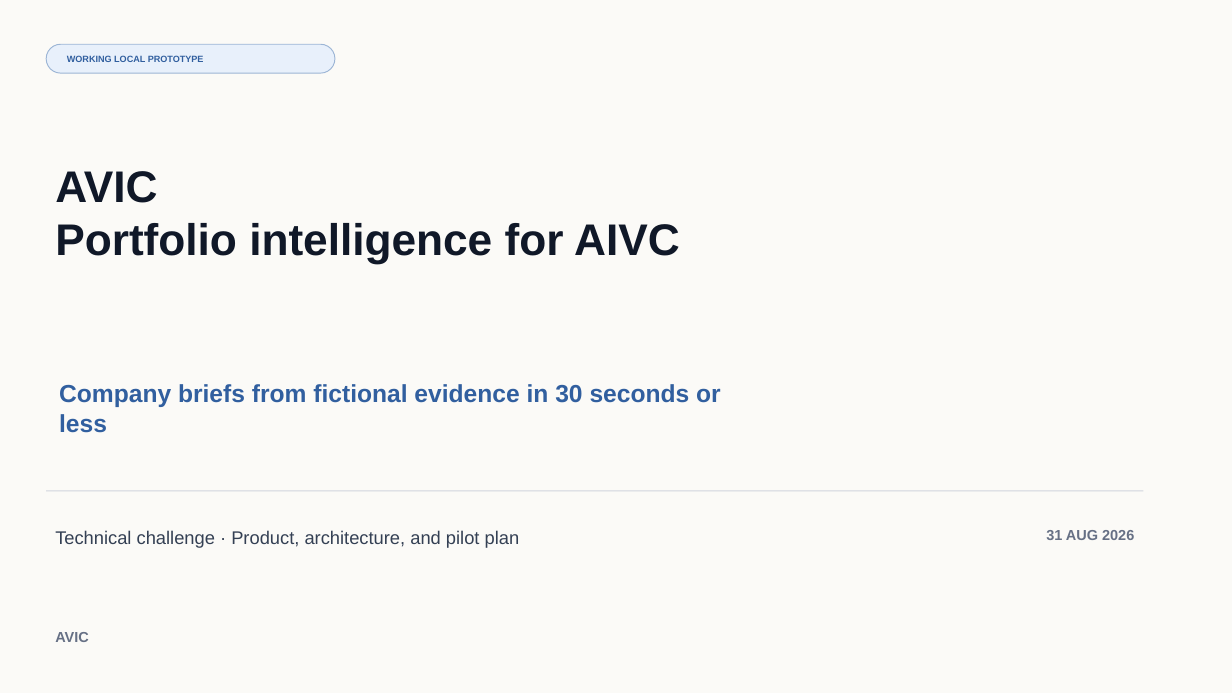
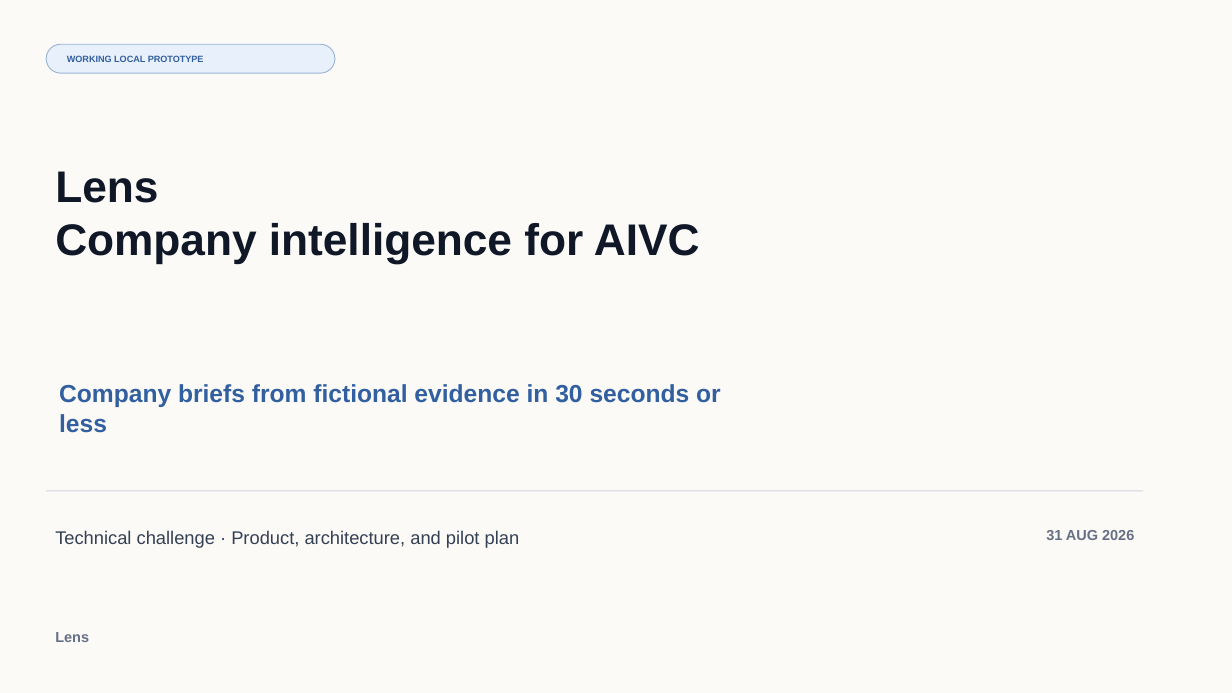
Before and after one commit to osuthorpe/LENS-POC, a slide deck: slide 1 of docs/AVIC-Portfolio-Intelligence-Brief.pptx. Drawn at 1232x693 pixels with LibreOffice and Linux fonts; fonts in the diff are those of the drawing. Boxes give left, top, right and bottom in pixels: in the first picture for what was removed or moved away, otherwise in the second. Text is boxed around its words. In the diff, an @@ line names an element or a change of style, - is before the commit and + after.

Commit message:
Name the product Lens in the deck

```diff
--- a/docs/AVIC-Portfolio-Intelligence-Brief.pptx
+++ b/docs/AVIC-Portfolio-Intelligence-Brief.pptx
@@ text at [55, 171, 700, 264]: text changed @@
-AVIC
-Portfolio intelligence for AIVC
+Lens
+Company intelligence for AIVC
@@ text at [55, 632, 89, 642]: text changed @@
-AVIC
+Lens
```
Also in this commit, not shown: 8 other slides changed.
